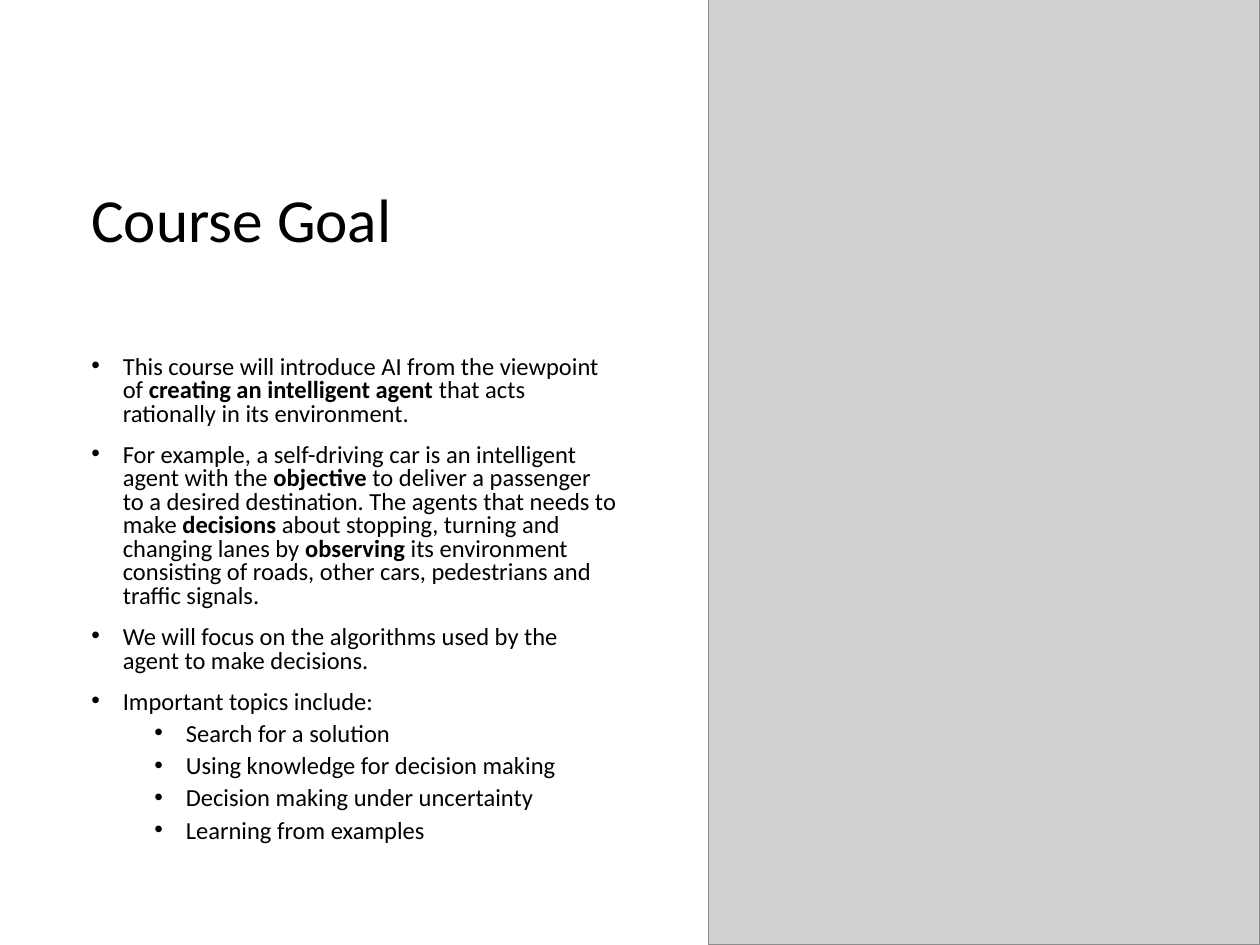
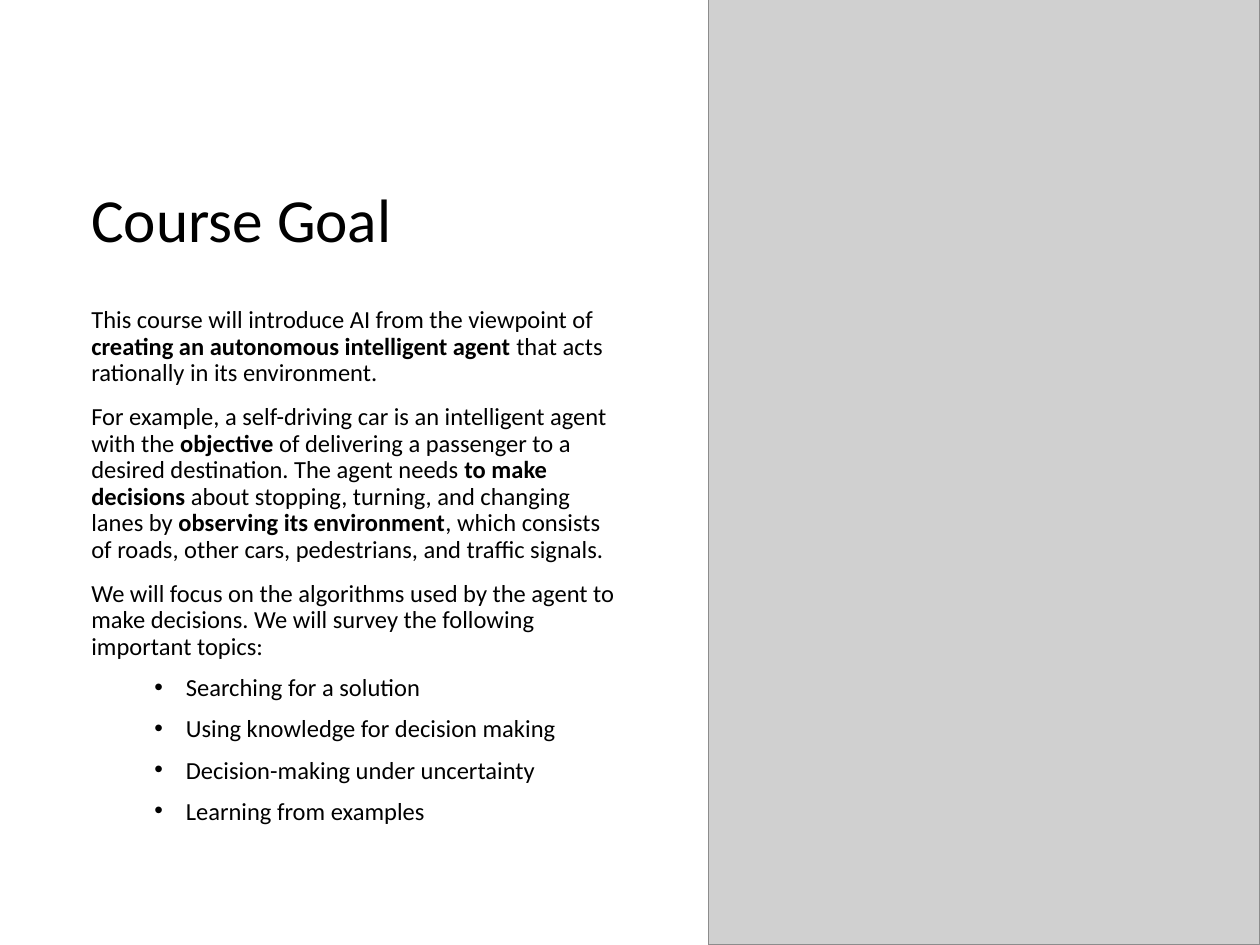
Before and after one commit to mhahsler/CS7320-AI, a slide deck: slide 2 of slides/00_course_intro.pptx. Drawn at 1260x945 pixels with LibreOffice and Linux fonts; fonts in the diff are those of the drawing; grey boxes stand for pictures. Boxes give left, top, right and bottom in pixels: in the first picture for what was removed or moved away, otherwise in the second. Text is boxed around its words. In the diff, an @@ line names an element or a change of style, - is before the commit and + after.

```diff
--- a/slides/00_course_intro.pptx
+++ b/slides/00_course_intro.pptx
@@ text "This course will introduce AI ...": place and size @@
-text "This course will introduce AI ..." at bbox=[123, 358, 616, 844]
+text "This course will introduce AI ..." at bbox=[91, 311, 614, 825]
@@ text at bbox=[91, 311, 614, 701]: text changed @@
-• This course will introduce AI from the viewpoint of creating an intelligent agent that acts rationally in its environment.
-• For example, a self-driving car is an intelligent agent with the objective to deliver a passenger to a desired destination. The agents that needs to make decisions about stopping, turning and changing lanes by observing its environment consisting of roads, other cars, pedestrians and traffic signals.
-• We will focus on the algorithms used by the agent to make decisions.
-• Important topics include:
-  • Search for a solution
+This course will introduce AI from the viewpoint of creating an autonomous intelligent agent that acts rationally in its environment.
+For example, a self-driving car is an intelligent agent with the objective of delivering a passenger to a desired destination. The agent needs to make decisions about stopping, turning, and changing lanes by observing its environment, which consists of roads, other cars, pedestrians, and traffic signals.
+We will focus on the algorithms used by the agent to make decisions. We will survey the following important topics:
+  • Searching for a solution
@@ text at bbox=[186, 720, 556, 825]: line spacing 0.8 to 1.1 @@
@@ text at bbox=[186, 762, 535, 784]: text changed @@
-  • Decision making under uncertainty
+  • Decision-making under uncertainty
```
Also in this commit, not shown: 2 other slides changed, 9 other files.
